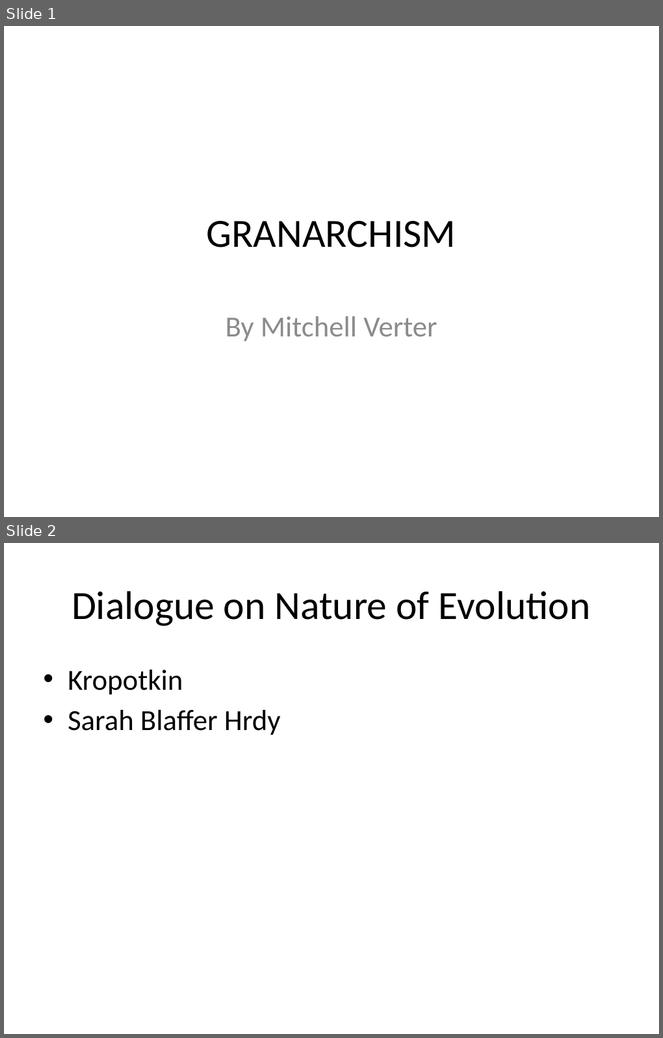
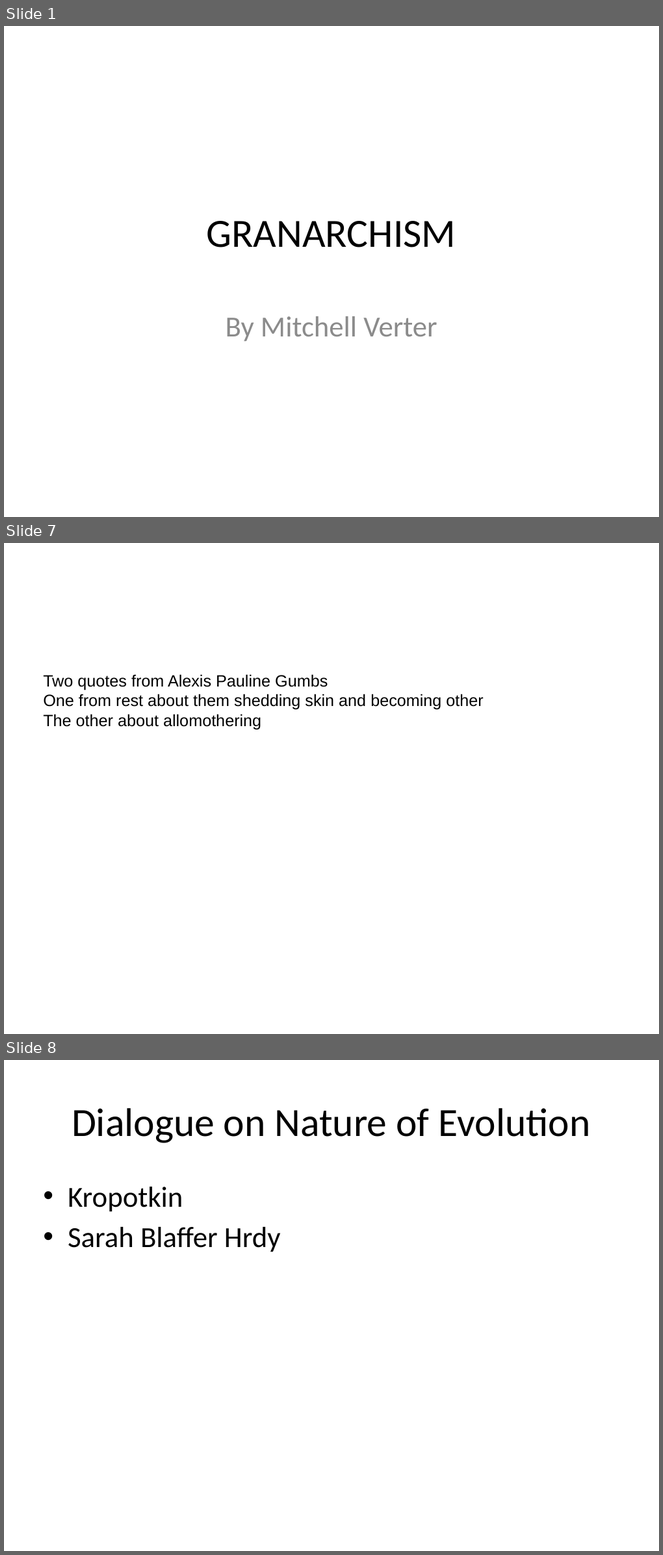
Before and after one commit to mcverter/Dissertation, a slide deck: work/__NEWEST__/KaG/220807_ASN_GRANARCHISM.pptx. Shown one above the other, each under a label of ours: slides 1 and 2 before the commit, slides 1, 7 and 8 after it; the slides between them are not shown. The pictures are 663x1038 and 663x1555 pixels, drawn with LibreOffice and Linux fonts; fonts in the diff are those of the drawing. Boxes give left, top, right and bottom in pixels: in the first picture for what was removed or moved away, otherwise in the second. Text is boxed around its words. In the diff, an @@ line names an element or a change of style, - is before the commit and + after.

```diff
--- a/work/__NEWEST__/KaG/220807_ASN_GRANARCHISM.pptx
+++ b/work/__NEWEST__/KaG/220807_ASN_GRANARCHISM.pptx
@@ slide 7 added at [4, 543, 659, 1034], background #FFFFFF @@
@@ text added at [43, 674, 483, 730], 18 pt, text #000000 @@
+Two quotes from Alexis Pauline Gumbs
+One from rest about them shedding skin and becoming other
+The other about allomothering
@@ what was slide 2 is now slide 8 @@
```
Also in this commit, not shown: 5 other slides added, 2 other files.
